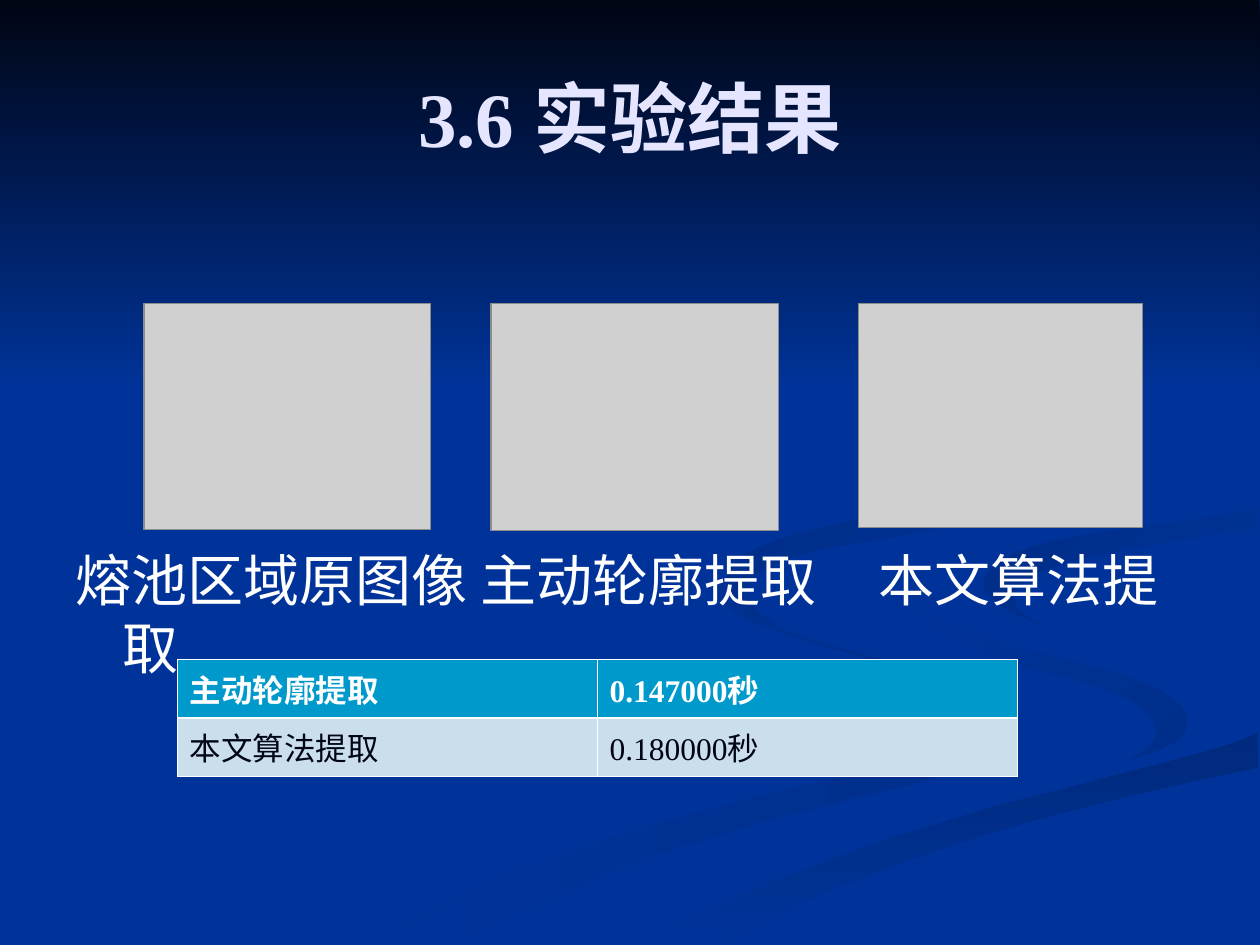
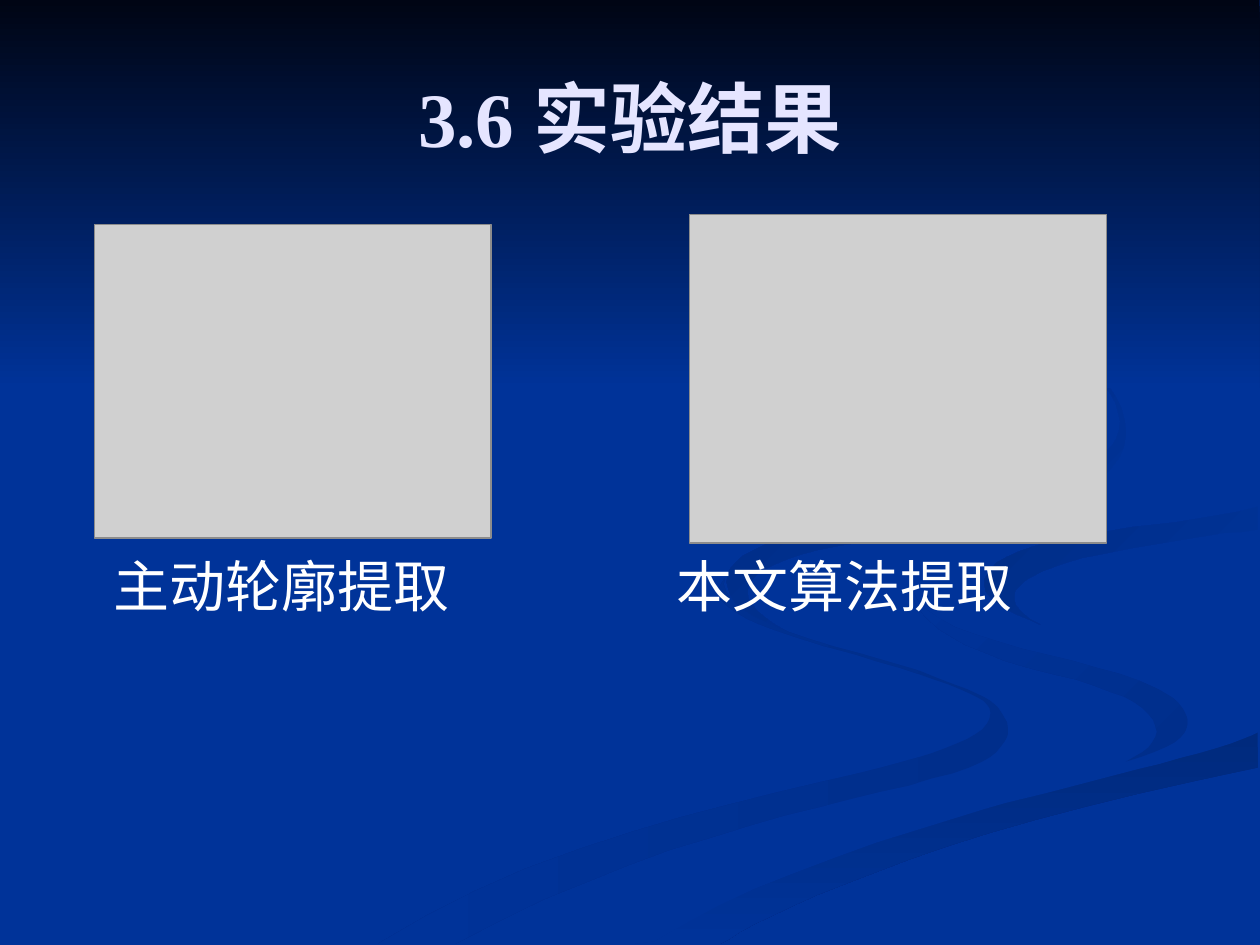
Before and after one commit to 61--/weiyanmin, a slide deck: slide 19 of 工程硕士/基于被动光的管道打底MIG焊焊缝图像处理算法的研究.ppt (slide 16 before the commit). Drawn at 1260x945 pixels with LibreOffice and Linux fonts; fonts in the diff are those of the drawing; grey boxes stand for pictures. Boxes give left, top, right and bottom in pixels: in the first picture for what was removed or moved away, otherwise in the second. Text is boxed around its words. In the diff, an @@ line names an element or a change of style, - is before the commit and + after.

```diff
--- a/工程硕士/基于被动光的管道打底MIG焊焊缝图像处理算法的研究.ppt
+++ b/工程硕士/基于被动光的管道打底MIG焊焊缝图像处理算法的研究.ppt
@@ picture: place and size @@
-picture at <box>144,304,430,529</box>
+picture at <box>94,224,491,538</box>
@@ picture: place and size @@
-picture at <box>858,304,1142,528</box>
+picture at <box>689,214,1106,543</box>
@@ picture removed at <box>491,304,779,530</box> @@
@@ text at <box>113,559,1012,612</box>: text changed @@
-熔池区域原图像 主动轮廓提取 本文算法提取
+主动轮廓提取 本文算法提取
@@ table removed at <box>178,659,1017,767</box>, 2 rows, 2 columns @@
-主动轮廓提取 | 0.147000秒
-本文算法提取 | 0.180000秒
```
Also in this commit, not shown: 1 other slide changed, 5 slides added.
